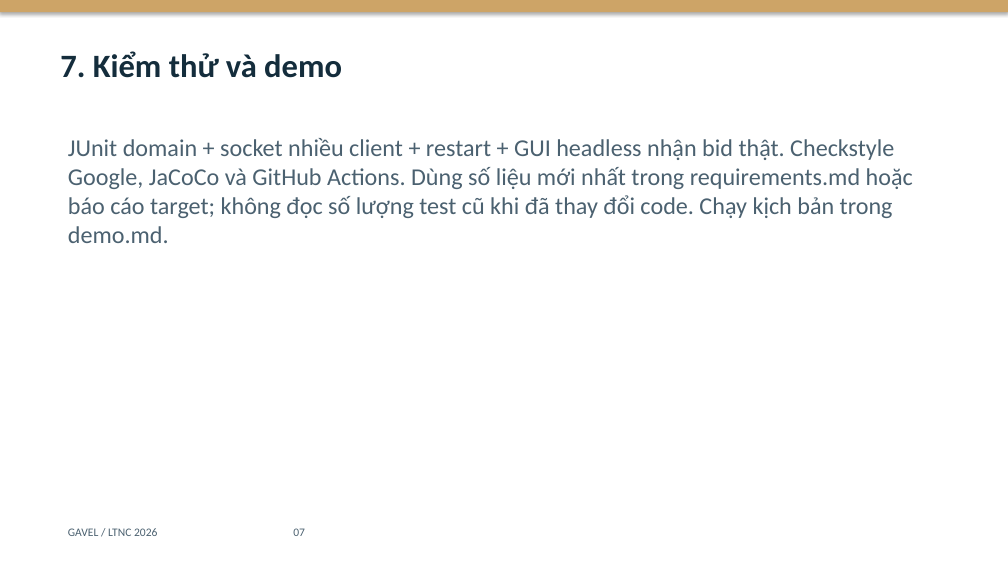
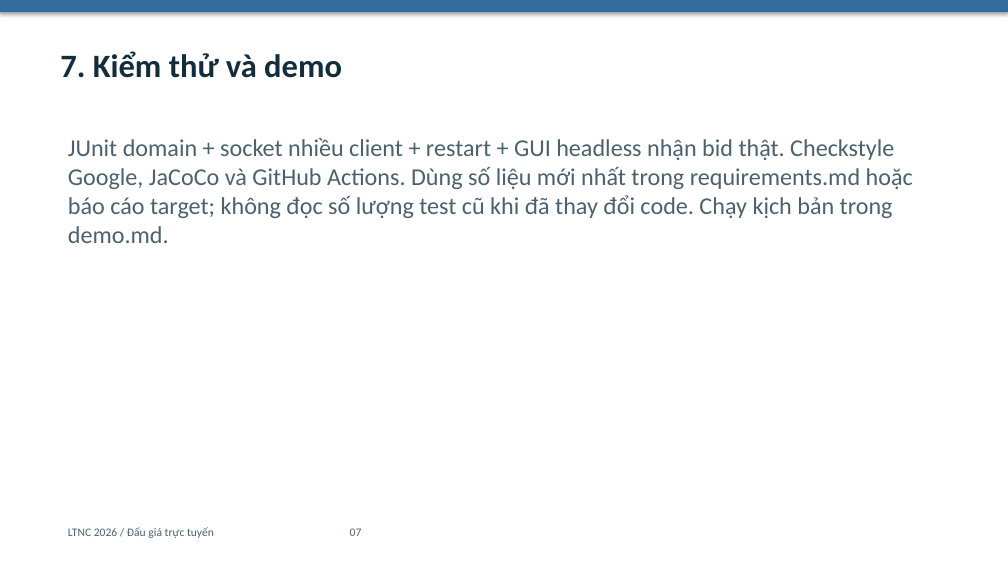
Before and after one commit to lphucxyz-alt/auction-system, a slide deck: slide 7 of docs/presentation.pptx. Drawn at 1008x567 pixels with LibreOffice and Linux fonts; fonts in the diff are those of the drawing. Boxes give left, top, right and bottom in pixels: in the first picture for what was removed or moved away, otherwise in the second. Text is boxed around its words. In the diff, an @@ line names an element or a change of style, - is before the commit and + after.

```diff
--- a/docs/presentation.pptx
+++ b/docs/presentation.pptx
@@ rectangle at (0, 0, 1008, 12): fill #CDA467 to #356B9C @@
@@ text at (68, 527, 362, 538): text changed @@
-GAVEL / LTNC 2026 07
+LTNC 2026 / Đấu giá trực tuyến 07
```
Also in this commit, not shown: 7 other slides changed, 1 slide added, 1 slide removed, 21 other files.
